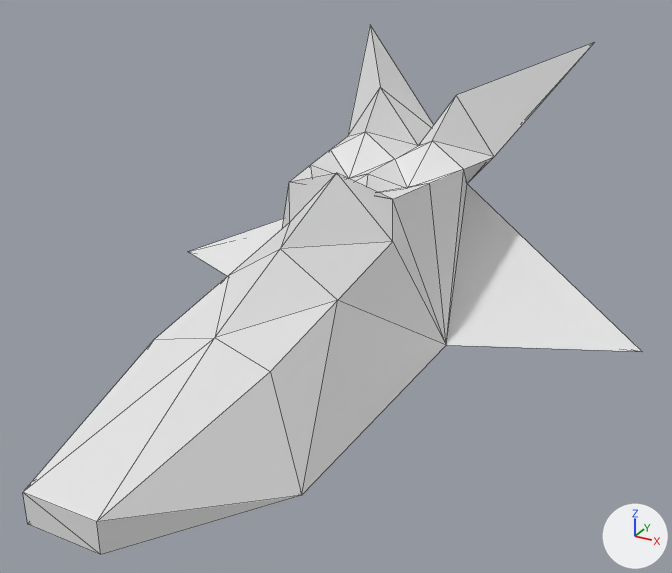
What one commit did to the OBJ model models/car.obj.
The view is the same before and after, from a 50 mm camera at (3.94, -6.87, 3.64) aimed at (0.18, -0.02, 0.21). Every picture has the same lights, and +X, +Y and +Z are marked at lower right. Mesh edges are drawn as thin lines. Where no turn or scale is listed for an object, it has been applied to the vertices.
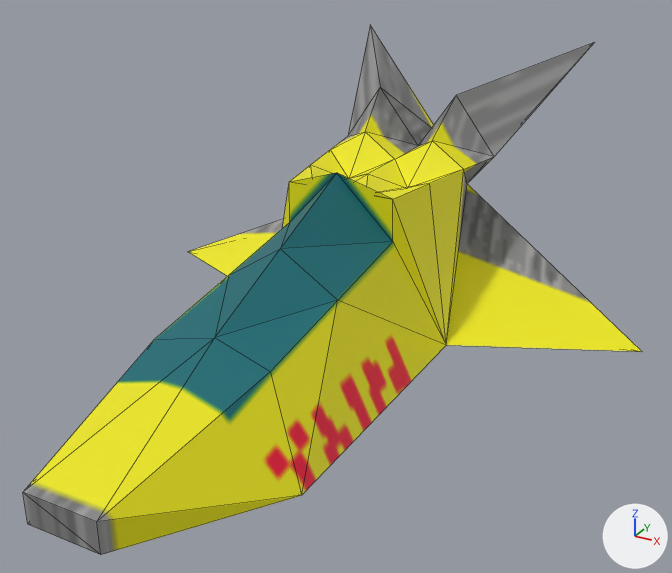
Changed parts and their boxes (x1, y1, x2, y2) in the pictures (672 x 573 px):
'Cube', recoloured (white to yellow): (23, 25, 642, 555) in both

Edits to the bpy script that builds the scene:
```text
Add img_car_png:
    img_car_png = load_image('car.png', '../textures/car.png', 128, 128, 'sRGB')
Add mat_material_003:
    mat_material_003 = principled_material('Material.003')
    mat_material_003.texture = img_car_png
Change me_cube:
    where me_cube.from_pydata(...)  # 44 vertices, 84 faces; spans x -2.69..2.69, y -3.41..3.69, z -0.51..1.98
    add me_cube.materials.append(mat_material_003)  # picture img_car_png
```
